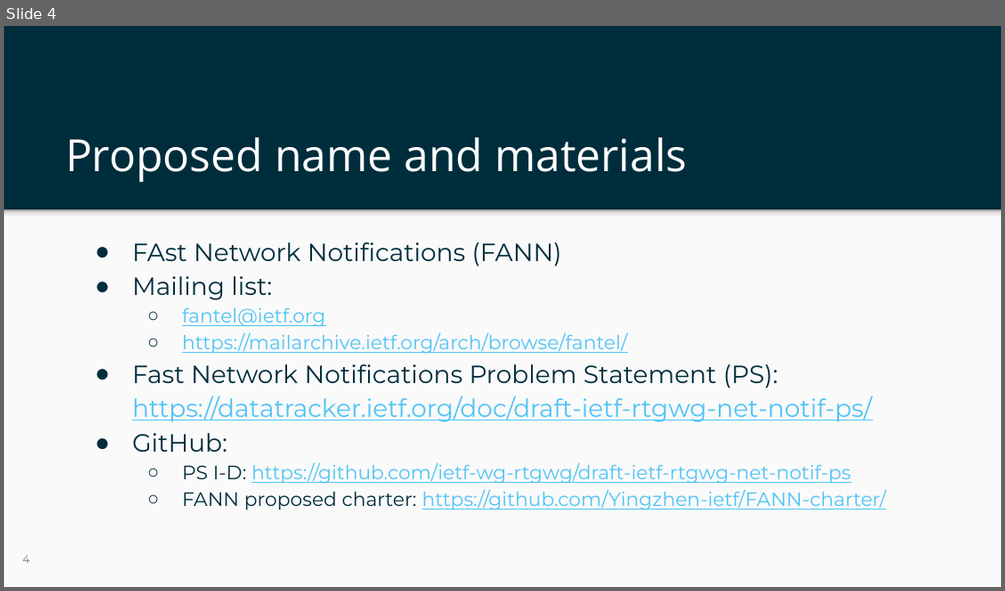
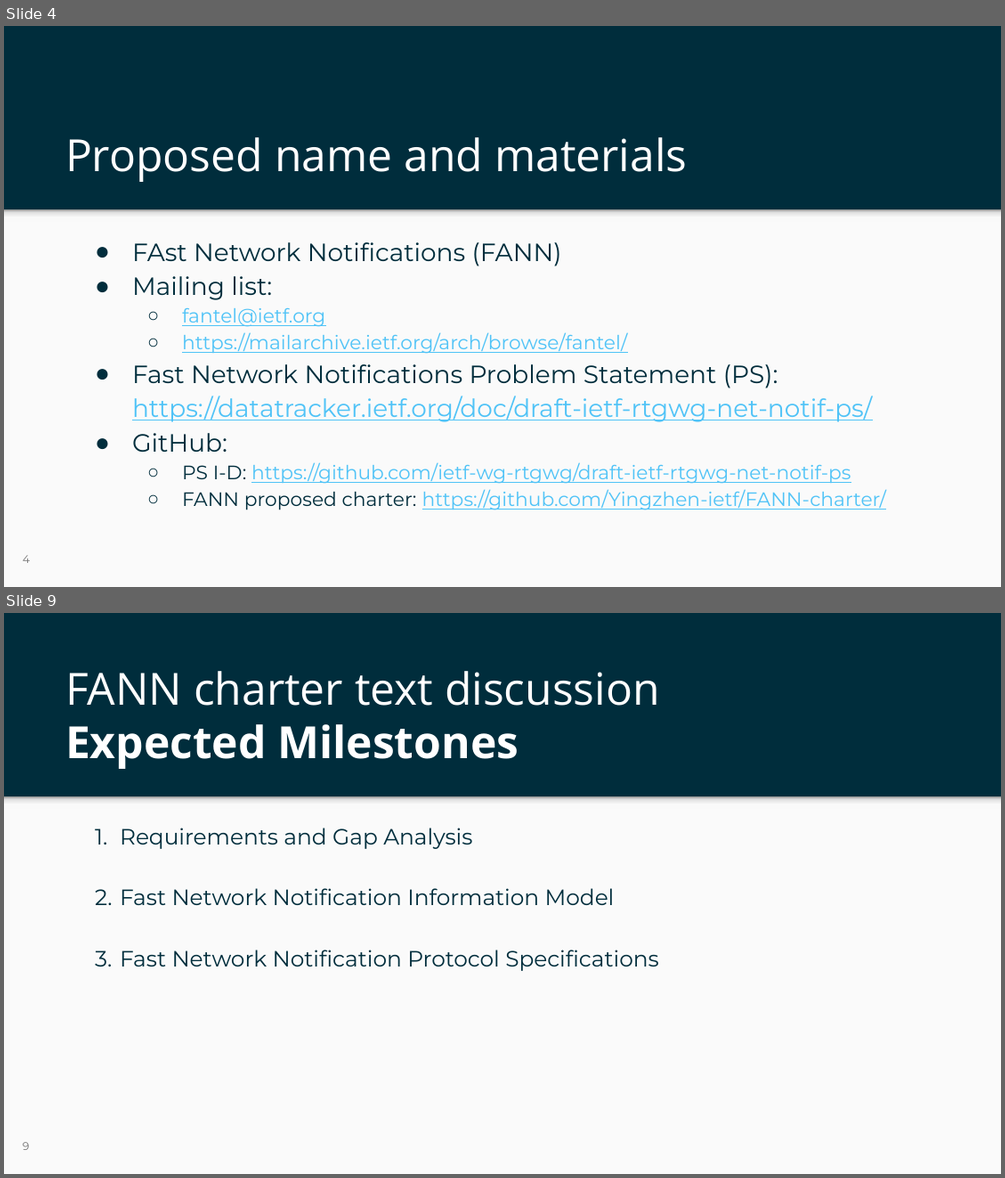
Before and after one commit to Yingzhen-ietf/FANN-charter, a slide deck: ietf-125-fann-slides.pptx. Shown one above the other, each under a label of ours: slide 4 before the commit, slides 4 and 9 after it; the slides between them are not shown. The pictures are 1005x591 and 1005x1178 pixels, drawn with LibreOffice and Linux fonts; fonts in the diff are those of the drawing; background and template pictures are left out. Boxes give left, top, right and bottom in pixels: in the first picture for what was removed or moved away, otherwise in the second. Text is boxed around its words. In the diff, an @@ line names an element or a change of style, - is before the commit and + after.

```diff
--- a/ietf-125-fann-slides.pptx
+++ b/ietf-125-fann-slides.pptx
@@ slide 9 added at bbox=[4, 613, 1001, 1174], background #002D3C; not listed: 2 template elements that a slide beside it also shows @@
@@ title added at bbox=[65, 671, 660, 769], 32 pt, text #FFFFFF @@
+FANN charter text discussion
+Expected Milestones
@@ text added at bbox=[120, 827, 658, 971], 16 pt, text #002D3C @@
+1. Requirements and Gap Analysis
+2. Fast Network Notification Information Model
+3. Fast Network Notification Protocol Specifications
@@ page number added at bbox=[23, 1142, 30, 1150], 8 pt, text #737373 @@
+9
```
Also in this commit, not shown: 7 slides changed, 7 other slides added.
